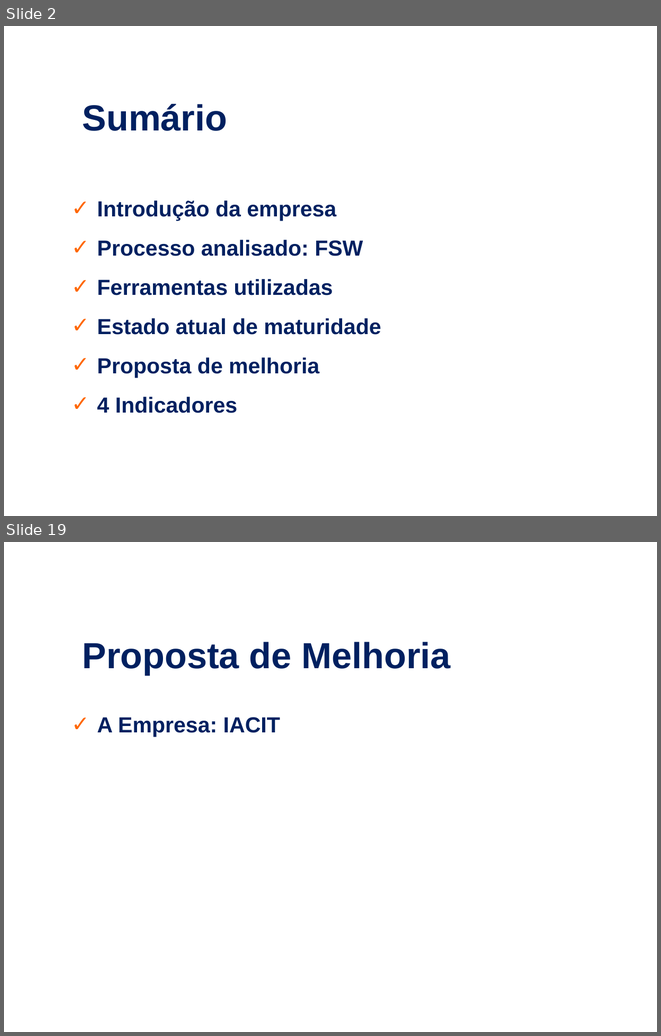
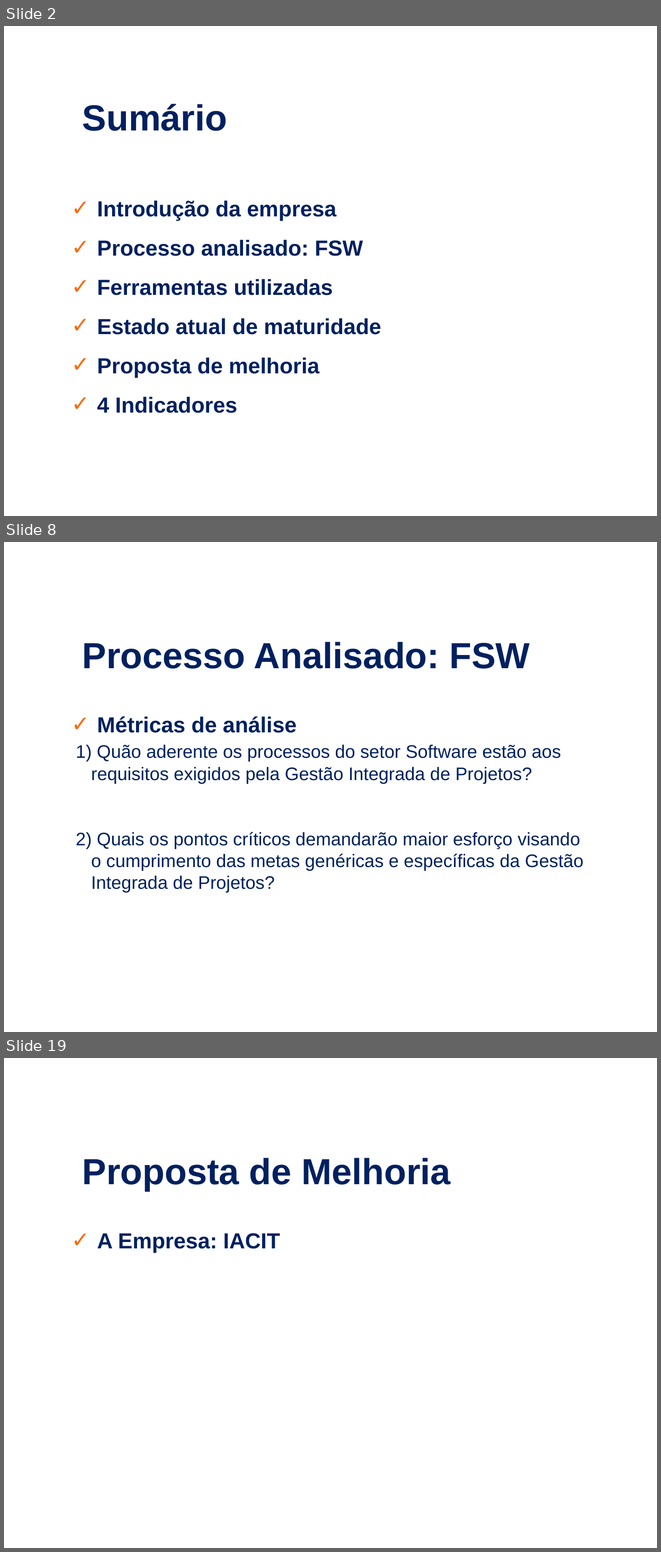
Before and after one commit to eccentricexit/softeng2_2017, a slide deck: ed-projetos-comp/ed-proj-comp.ppt. Shown one above the other, each under a label of ours: slides 2 and 19 before the commit, slides 2, 8 and 19 after it; the slides between them are not shown. The pictures are 661x1036 and 661x1552 pixels, drawn with LibreOffice and Linux fonts; fonts in the diff are those of the drawing; background and template pictures are left out. Boxes give left, top, right and bottom in pixels: in the first picture for what was removed or moved away, otherwise in the second. Text is boxed around its words. In the diff, an @@ line names an element or a change of style, - is before the commit and + after.

```diff
--- a/ed-projetos-comp/ed-proj-comp.ppt
+++ b/ed-projetos-comp/ed-proj-comp.ppt
@@ slide 8 added at [4, 542, 657, 1032], background picture (left out) @@
@@ text added at [82, 642, 530, 669], 40 pt, text #002060, bold @@
+Processo Analisado: FSW
@@ text added at [97, 716, 297, 733], 24 pt, text #002060, bold @@
+  ✓ Métricas de análise
@@ text added at [91, 744, 583, 892], 20 pt, text #002060 @@
+1) Quão aderente os processos do setor Software estão aos requisitos exigidos pela Gestão Integrada de Projetos?
+2) Quais os pontos críticos demandarão maior esforço visando o cumprimento das metas genéricas e específicas da Gestão Integrada de Projetos?
```
Also in this commit, not shown: 5 slides changed, 10 other slides added, 10 slides removed, 1 other file.
